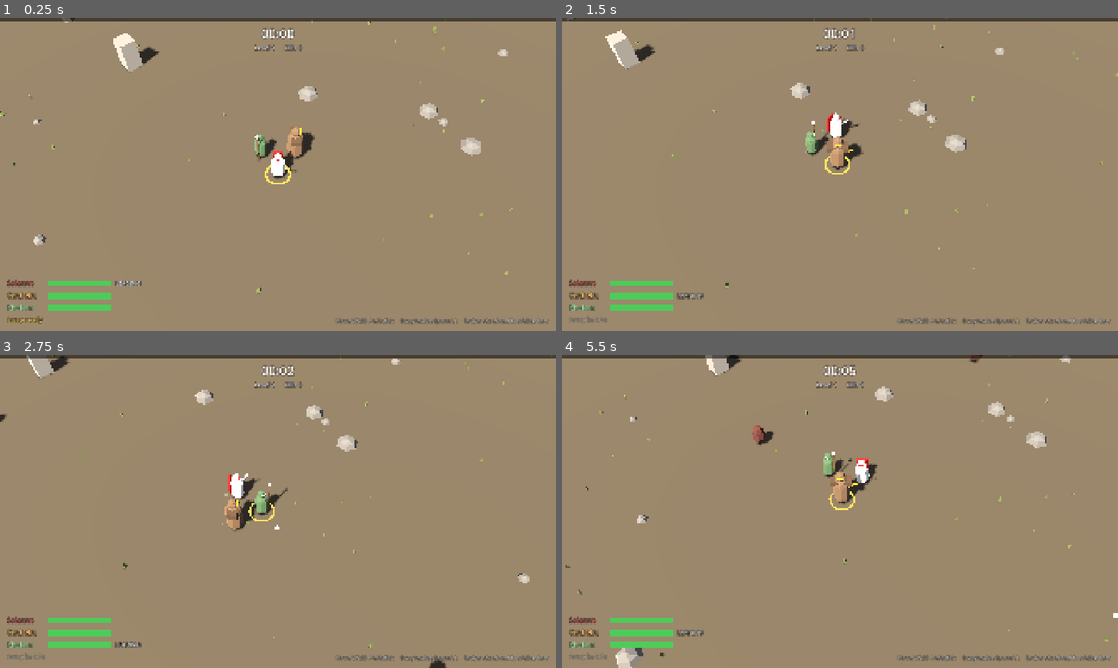
Above: before the commit, frames 1-4 (two rows, left to right).
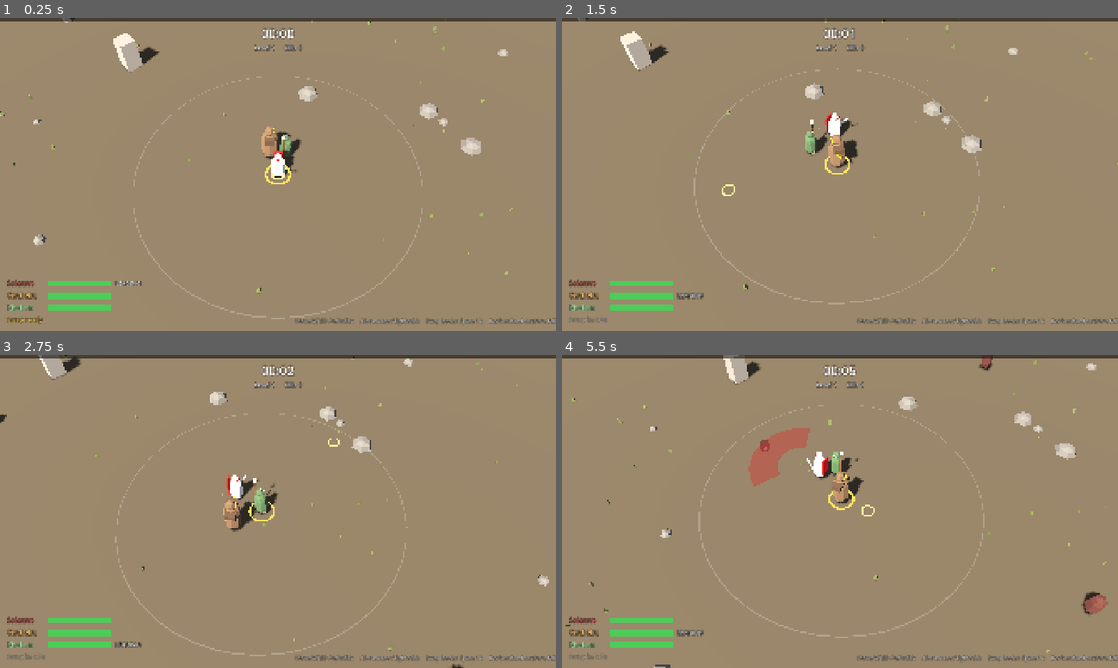
Above: after the commit, the same moments.

Repository: bjmwillis-bit/Party-Survivors
Game: Godot game, scene res://scenes/main.tscn
Two runs of this game, one before a commit and one after it. Both use one fixed random seed, a clock stepped at 60 frames per second and the inputs below.
Inputs (mouse positions are in pixels of both pictures, inside the frame that each line leads up to):
- Up to frame 1 (0.25 s): no input
- Up to frame 2 (1.5 s): move the mouse to (962, 158) at 0.52 s; hold D (move_right) 0.53-1.28 s; tap Space (swap) at 0.6 s; move the mouse to (728, 190) at 1.27 s; hold S (move_down) from 1.28 s (still down); tap 1 (pick_1) at 1.35 s
- Up to frame 3 (2.75 s): tap Space (swap) at 1.55, 2.3 s; move the mouse to (333, 442) at 2.02 s; release S (move_down) at 2.03 s; hold D (move_right) from 2.03 s (still down); tap 2 (pick_2) at 2.1 s
- Up to frame 4 (5.5 s): move the mouse to (812, 574) at 2.77 s; release D (move_right) at 2.78 s; hold W (move_up) 2.78-3.53 s; tap 3 (pick_3) at 2.85 s; tap Space (swap) at 3.05, 3.6, 4.55, 5.1 s; move the mouse to (1006, 558) at 3.52 s; hold A (move_left) 3.53-5.03 s; move the mouse to (673, 464) at 4.27 s; tap Shift at 4.35 s; move the mouse to (867, 511) at 5.02 s; hold S (move_down) from 5.03 s (still down)

The runs differ from the first frame. In frame 1, 1.6% of the frame differs, in the area x 24-100%, y 18-98%; in frame 2, 3.2%; in frame 3, 2.8%; in frame 4, 5.3%, in the area x 0-100%, y 0-100%.

Commit message:
Followers hunt enemies on a leash, healer seeks hurt allies, leader aims with the mouse
- Followers seek the nearest enemy inside an 8 m leash around the leader,
  run back when past it, and fall back when below 35% health.
- Kheiron goes to the ally with the lowest HP% (below 90%) and heals only
  within 5 m; otherwise he stays back and fires from range.
- The leader faces the mouse (right stick on gamepad); their basic attack
  fires where they aim. Aim reticle and a faint leash ring on the ground.

Co-Authored-By: Claude Opus 5.5 <noreply@anthropic.com>
Claude-Session: https://claude.ai/code/session_01FMcHcLmJedgvY8KW7w1KPC

Diff:
--- a/scripts/enemy_manager.gd
+++ b/scripts/enemy_manager.gd
@@ -104,6 +104,22 @@
 		if hp[i] <= 0.0:
 			continue
 		var d := center.distance_squared_to(pos[i])
+		if d < best_d:
+			best_d = d
+			best = i
+	return best
+
+
+## Index of the living enemy nearest to `from`, counting only enemies within
+## `radius` of `center` (used for followers on a leash), or -1.
+func nearest_in_circle(from: Vector2, center: Vector2, radius: float) -> int:
+	var best := -1
+	var best_d := INF
+	var r2 := radius * radius
+	for i in count:
+		if hp[i] <= 0.0 or center.distance_squared_to(pos[i]) > r2:
+			continue
+		var d := from.distance_squared_to(pos[i])
 		if d < best_d:
 			best_d = d
 			best = i
--- a/scripts/game.gd
+++ b/scripts/game.gd
@@ -109,8 +109,8 @@
 
 # --- Input -------------------------------------------------------------------
 # Controls are set up in code so they work without touching Project Settings.
-# Keyboard: WASD or arrows to move, Space or Shift to swap.
-# Gamepad: left stick to move, A or right bumper to swap.
+# Keyboard and mouse: WASD or arrows to move, mouse to aim, Space or Shift to swap.
+# Gamepad: left stick to move, right stick to aim, A or right bumper to swap.
 
 func _setup_input() -> void:
 	_bind_keys("move_left", [KEY_A, KEY_LEFT])
@@ -121,6 +121,10 @@
 	_bind_axis("move_right", JOY_AXIS_LEFT_X, 1.0)
 	_bind_axis("move_up", JOY_AXIS_LEFT_Y, -1.0)
 	_bind_axis("move_down", JOY_AXIS_LEFT_Y, 1.0)
+	_bind_axis("aim_left", JOY_AXIS_RIGHT_X, -1.0)
+	_bind_axis("aim_right", JOY_AXIS_RIGHT_X, 1.0)
+	_bind_axis("aim_up", JOY_AXIS_RIGHT_Y, -1.0)
+	_bind_axis("aim_down", JOY_AXIS_RIGHT_Y, 1.0)
 	_bind_keys("swap", [KEY_SPACE, KEY_SHIFT])
 	_bind_button("swap", JOY_BUTTON_A)
 	_bind_button("swap", JOY_BUTTON_RIGHT_SHOULDER)
--- a/scripts/hero.gd
+++ b/scripts/hero.gd
@@ -49,6 +49,10 @@
 var face_lock := 0.0 # while > 0, the hero keeps facing their attack
 var move_dir := Vector3.ZERO
 var moving := false
+var aim_dir := Vector2.ZERO # where the player aims (used while leading)
+var returning := false # a follower running back inside the leash
+
+const HEAL_RANGE := 5.0
 
 var _attack_timer := 0.4
 var _heal_timer := 2.0
@@ -157,16 +161,47 @@
 	return Vector2(position.x, position.z)
 
 
+func is_healer() -> bool:
+	return kind == "kheiron"
+
+
+## How close a follower gets to its target before stopping to fight.
+func engage_range() -> float:
+	match kind:
+		"solenne":
+			return 1.8
+		"cenhelm":
+			return 1.6
+		"kheiron":
+			return 7.0
+	return 2.0
+
+
+## Is any enemy inside a cone of `reach` and `half` angle around `dir`?
+func _enemy_in_arc(me: Vector2, dir: Vector2, reach: float, half: float) -> bool:
+	for i in Game.enemies.query(me, reach):
+		var rel: Vector2 = Game.enemies.pos[i] - me
+		if rel.length() < 0.001 or absf(dir.angle_to(rel)) <= half:
+			return true
+	return false
+
+
 func _attack_solenne() -> bool:
 	var reach := 3.0 * area_mult
 	var me := _my_xz()
-	var target: int = Game.enemies.nearest(me, reach + 0.6)
-	if target < 0:
-		return false
-	var to: Vector2 = Game.enemies.pos[target] - me
-	var dir := to.normalized()
-	var yaw := atan2(to.x, to.y)
 	var half := deg_to_rad(65.0)
+	var dir: Vector2
+	if is_leader and aim_dir != Vector2.ZERO:
+		# Leading: cut where the player aims, if anything is there.
+		dir = aim_dir
+		if not _enemy_in_arc(me, dir, reach, half):
+			return false
+	else:
+		var target: int = Game.enemies.nearest(me, reach + 0.6)
+		if target < 0:
+			return false
+		dir = (Game.enemies.pos[target] - me).normalized()
+	var yaw := atan2(dir.x, dir.y)
 	var dmg := _power()
 	for i in Game.enemies.query(me, reach):
 		var rel: Vector2 = Game.enemies.pos[i] - me
@@ -203,6 +238,8 @@
 	if target < 0:
 		return false
 	var to: Vector2 = (Game.enemies.pos[target] - me).normalized()
+	if is_leader and aim_dir != Vector2.ZERO:
+		to = aim_dir # leading: fire where the player aims
 	var count := 1 + extra_bolts
 	for b in count:
 		var spread := (b - (count - 1) * 0.5) * 0.18
@@ -219,11 +256,15 @@
 	if kind == "kheiron":
 		_heal_timer -= delta
 		if _heal_timer <= 0.0:
-			_heal_timer = 2.5
-			var t = Game.party.lowest_health_ally(self)
+			# Heal the most hurt ally within reach. If nobody is close enough,
+			# try again shortly (as a follower he walks over to them).
+			var t = _most_hurt_in_range()
 			if t != null:
 				t.heal(7.0 * heal_mult)
 				Game.fx.ring(t.position, 0.9, accent, 0.3)
+				_heal_timer = 2.5
+			else:
+				_heal_timer = 0.25
 	if kind == "solenne":
 		_contempt_hit_cd = maxf(0.0, _contempt_hit_cd - delta)
 		if contempt > 0:
@@ -231,6 +272,21 @@
 			if _contempt_decay <= 0.0:
 				contempt -= 1
 				_contempt_decay = 3.0
+
+
+func _most_hurt_in_range():
+	var best = null
+	var best_frac := 1.0
+	for h in Game.party.heroes:
+		if h == self or h.downed or h.kind == "kheiron":
+			continue
+		if position.distance_to(h.position) > HEAL_RANGE:
+			continue
+		var frac: float = h.hp / h.max_hp
+		if frac < best_frac:
+			best_frac = frac
+			best = h
+	return best
 
 
 # --- Health ------------------------------------------------------------------
--- a/scripts/hud.gd
+++ b/scripts/hud.gd
@@ -70,7 +70,7 @@
 	party_box.add_child(_swap_label)
 
 	var hint := _label(18)
-	hint.text = "Move: WASD / left stick     Swap leader: Space / A     Revive: stand next to a fallen hero"
+	hint.text = "Move: WASD / left stick     Aim: mouse / right stick     Swap leader: Space / A     Revive: stand next to a fallen hero"
 	hint.set_anchors_preset(Control.PRESET_BOTTOM_RIGHT)
 	hint.offset_left = -900
 	hint.offset_top = -48
--- a/scripts/party.gd
+++ b/scripts/party.gd
@@ -1,11 +1,19 @@
 extends Node3D
-## The party of three: moving the leader, keeping followers in formation,
-## swapping who leads, sharing damage and reviving fallen heroes.
+## The party of three: moving and aiming the leader, the followers' AI
+## (hunting enemies, or healing), the leash, swapping who leads, shared
+## damage and reviving fallen heroes.
 
 const HeroScript := preload("res://scripts/hero.gd")
 
 const SWAP_COOLDOWN := 1.0
 const REVIVE_RANGE := 1.8
+## How far followers may roam from the leader, in metres
+## (about 10 hero widths, or two-thirds of the way to the screen edge).
+const LEASH := 8.0
+## A healer goes to an ally once their health drops below this fraction.
+const HEAL_SEEK_BELOW := 0.9
+## Below this health fraction a follower stops hunting and falls back.
+const RETREAT_BELOW := 0.35
 
 var heroes: Array = []
 var leader_index := 0
@@ -18,8 +26,13 @@
 var lead_bonus := 1.2 # the leader deals 20% more damage
 var revive_time := 3.0
 
-var _form_yaw := 0.0 # the direction the formation faces; turns smoothly
+var aim_point := Vector3.ZERO # where the leader is aiming, on the ground
+
+var _form_yaw := 0.0 # direction of the resting formation; turns smoothly
 var _wiped := false
+var _using_stick := false # true after the right stick was last used to aim
+var _reticle: MeshInstance3D
+var _leash_ring: MeshInstance3D
 
 
 func _ready() -> void:
@@ -32,6 +45,13 @@
 	heroes[2].position = Vector3(1.0, 0.0, -1.4)
 	_set_leader(0, false)
 	swap_timer = 0.0
+	_reticle = _ground_ring(0.3, 0.42, Color(1.0, 0.9, 0.5, 0.9))
+	_leash_ring = _ground_ring(LEASH - 0.08, LEASH, Color(1.0, 1.0, 1.0, 0.12))
+
+
+func _input(event: InputEvent) -> void:
+	if event is InputEventMouseMotion:
+		_using_stick = false
 
 
 func _process(delta: float) -> void:
@@ -41,8 +61,12 @@
 	if Input.is_action_just_pressed("swap"):
 		swap()
 	_move_leader(delta)
+	_aim_leader()
 	_move_followers(delta)
+	_separate_heroes()
 	_tick_revive(delta)
+	var l = leader()
+	_leash_ring.position = Vector3(l.position.x, 0.04, l.position.z)
 
 
 # --- Lookups -----------------------------------------------------------------
@@ -68,12 +92,13 @@
 	return out
 
 
-## The living ally with the lowest health (as a fraction), not counting `exclude`.
-func lowest_health_ally(exclude):
+## The living ally with the lowest health (as a fraction), not counting
+## `exclude`, and only if they're below `below`. Returns null if nobody is.
+func lowest_health_ally(exclude, below := 1.0):
 	var best = null
-	var best_frac := 1.0
-	for h in heroes:
-		if h == exclude or h.downed:
+	var best_frac := below
+	for h in heroes:
+		if h == exclude or h.downed or h.kind == "kheiron": # Kheiron is Incurable
 			continue
 		var frac: float = h.hp / h.max_hp
 		if frac < best_frac:
@@ -82,7 +107,7 @@
 	return best
 
 
-# --- Movement ----------------------------------------------------------------
+# --- Leader: moving and aiming -----------------------------------------------
 
 func _move_leader(delta: float) -> void:
 	var l = leader()
@@ -101,14 +126,62 @@
 	var a: float = Game.main.ARENA_HALF
 	l.position.x = clampf(l.position.x, -a, a)
 	l.position.z = clampf(l.position.z, -a, a)
-	var yaw := atan2(dir.x, dir.z)
-	if l.face_lock <= 0.0:
-		l.facing = yaw
-	_form_yaw = lerp_angle(_form_yaw, yaw, 1.0 - exp(-7.0 * delta))
-
+	_form_yaw = lerp_angle(_form_yaw, atan2(dir.x, dir.z), 1.0 - exp(-7.0 * delta))
+
+
+## The leader always faces where the player aims: the mouse, or the right
+## stick on a gamepad. Their basic attack fires that way too.
+func _aim_leader() -> void:
+	var l = leader()
+	var stick := Input.get_vector("aim_left", "aim_right", "aim_up", "aim_down")
+	if stick.length() > 0.3:
+		_using_stick = true
+	var target = null
+	if Game.main.autopilot:
+		# The test bot "aims" at the nearest enemy.
+		var e: int = Game.enemies.nearest(Vector2(l.position.x, l.position.z), 30.0)
+		if e >= 0:
+			target = Vector3(Game.enemies.pos[e].x, 0.0, Game.enemies.pos[e].y)
+	elif _using_stick:
+		if stick.length() > 0.3:
+			target = l.position + Vector3(stick.x, 0.0, stick.y).normalized() * 4.0
+		else:
+			target = aim_point if aim_point != Vector3.ZERO else null
+	else:
+		target = _mouse_on_ground()
+	if target == null:
+		# No aim yet: face the way we're walking.
+		target = l.position + (l.move_dir if l.moving else Vector3(sin(l.facing), 0.0, cos(l.facing)))
+	aim_point = target
+	var to: Vector3 = aim_point - l.position
+	to.y = 0.0
+	if to.length() > 0.05:
+		l.aim_dir = Vector2(to.x, to.z).normalized()
+		l.facing = atan2(to.x, to.z)
+	_reticle.visible = not Game.main.autopilot and not l.downed
+	_reticle.position = Vector3(aim_point.x, 0.05, aim_point.z)
+
+
+func _mouse_on_ground():
+	var cam: Camera3D = get_viewport().get_camera_3d()
+	if cam == null:
+		return null
+	var mouse := get_viewport().get_mouse_position()
+	var from := cam.project_ray_origin(mouse)
+	var dir := cam.project_ray_normal(mouse)
+	return Plane(Vector3.UP, 0.0).intersects_ray(from, dir)
+
+
+# --- Followers ---------------------------------------------------------------
+# Fighters hunt the nearest enemy inside the leash. Healers go to the ally
+# with the lowest health percentage, and otherwise stay back (they attack
+# from range). Badly hurt followers fall back behind the leader. With
+# nothing to do, followers rest in formation. Anyone past the leash runs
+# back first.
 
 func _move_followers(delta: float) -> void:
 	var l = leader()
+	var lxz := Vector2(l.position.x, l.position.z)
 	var forward := Vector3(sin(_form_yaw), 0.0, cos(_form_yaw))
 	var right := Vector3(forward.z, 0.0, -forward.x)
 	var slots := [
@@ -124,21 +197,71 @@
 		if h.downed:
 			h.moving = false
 			continue
-		var to: Vector3 = slot - h.position
+		var hxz := Vector2(h.position.x, h.position.z)
+		var from_leader := hxz.distance_to(lxz)
+		if from_leader > LEASH:
+			h.returning = true
+		elif from_leader < LEASH * 0.6:
+			h.returning = false
+
+		var goal := slot
+		var stop := 0.06
+		var spd: float = speed * speed_mult * 1.1
+		if h.returning:
+			spd *= 1.4
+		elif h.is_healer():
+			var hurt = lowest_health_ally(h, HEAL_SEEK_BELOW)
+			if hurt != null:
+				goal = hurt.position
+				stop = 2.0
+		elif h.hp / h.max_hp < RETREAT_BELOW:
+			pass # fall back to the formation slot behind the leader
+		else:
+			var e := _hunt(hxz, lxz)
+			if e >= 0:
+				goal = Vector3(Game.enemies.pos[e].x, 0.0, Game.enemies.pos[e].y)
+				stop = h.engage_range()
+
+		var to: Vector3 = goal - h.position
 		to.y = 0.0
 		var d := to.length()
-		if d < 0.06:
+		if d <= stop:
 			h.moving = false
 			h.move_dir = Vector3.ZERO
 			continue
-		# Followers catch up fast and settle, instead of floating on elastic.
-		var spd := maxf(speed * speed_mult * 1.15, d * 9.0)
-		var step := minf(d, spd * delta)
+		# Resting in formation: catch up fast and settle crisply.
+		if goal == slot and not h.returning:
+			spd = maxf(spd, d * 9.0)
+		var step := minf(d - stop, spd * delta)
 		h.position += to / d * step
 		h.moving = step > speed * 0.25 * delta
 		h.move_dir = to / d
 		if h.face_lock <= 0.0 and h.moving:
 			h.facing = atan2(to.x, to.z)
+
+
+## Index of the enemy nearest to the follower, among enemies inside the leash.
+func _hunt(from: Vector2, leash_center: Vector2) -> int:
+	return Game.enemies.nearest_in_circle(from, leash_center, LEASH)
+
+
+## Stops heroes standing inside each other.
+func _separate_heroes() -> void:
+	for i in heroes.size():
+		for j in range(i + 1, heroes.size()):
+			var a = heroes[i]
+			var b = heroes[j]
+			if a.downed or b.downed:
+				continue
+			var d: Vector3 = b.position - a.position
+			d.y = 0.0
+			var l := d.length()
+			if l < 0.9 and l > 0.001:
+				var push := d / l * (0.9 - l) * 0.5
+				if not a.is_leader:
+					a.position -= push
+				if not b.is_leader:
+					b.position += push
 
 
 # --- Swapping ----------------------------------------------------------------
@@ -163,6 +286,7 @@
 func _set_leader(index: int, entrance: bool) -> void:
 	for h in heroes:
 		h.is_leader = false
+		h.returning = false
 	leader_index = index
 	var l = heroes[index]
 	l.is_leader = true
@@ -214,3 +338,20 @@
 				Game.fx.ring(h.position, 1.6, Color(0.6, 1.0, 0.6), 0.35)
 		else:
 			h.revive_progress = maxf(0.0, h.revive_progress - delta * 0.5)
+
+
+# --- Helpers -----------------------------------------------------------------
+
+func _ground_ring(inner: float, outer: float, color: Color) -> MeshInstance3D:
+	var ring := TorusMesh.new()
+	ring.inner_radius = inner
+	ring.outer_radius = outer
+	ring.rings = 48
+	ring.ring_segments = 3
+	var m := MeshInstance3D.new()
+	m.mesh = ring
+	m.material_override = Game.effect_material(color)
+	m.scale = Vector3(1.0, 0.05, 1.0)
+	m.cast_shadow = GeometryInstance3D.SHADOW_CASTING_SETTING_OFF
+	add_child(m)
+	return m
Not shown, changed: README.md
